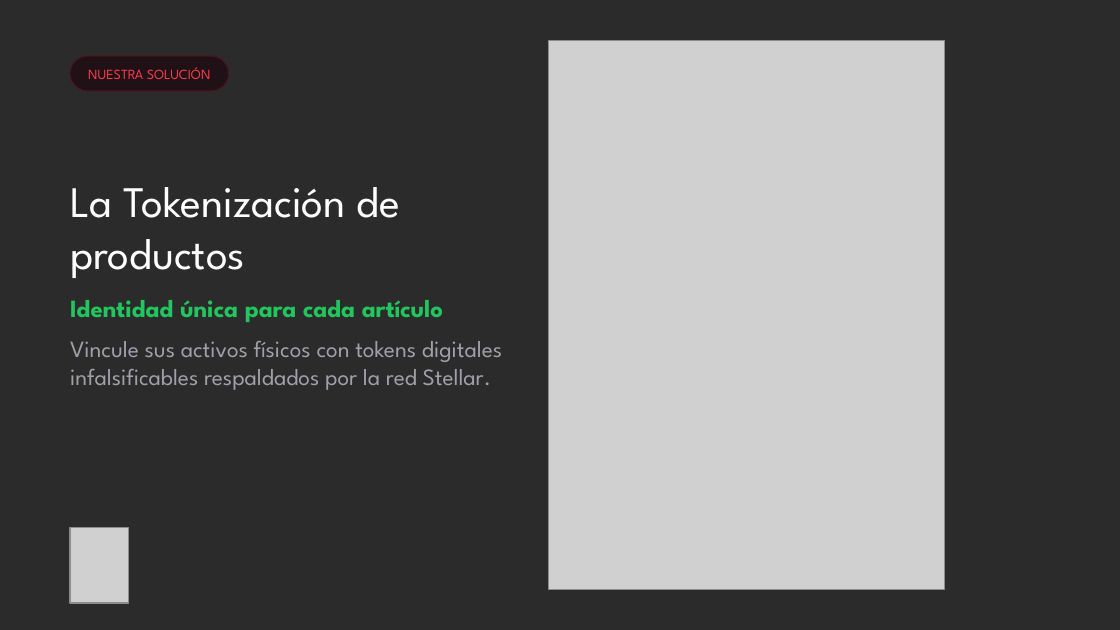
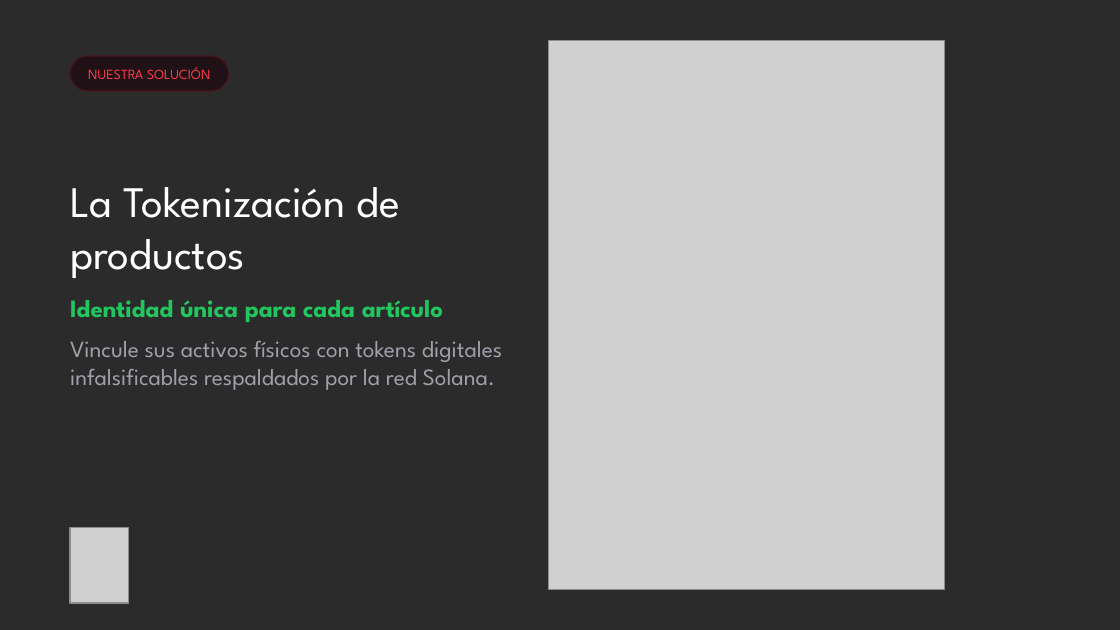
Before and after one commit to migux97/Veri-Fire, a slide deck: slide 3 of PITCH/Diapositivas VeriFire.pptx. Drawn at 1120x630 pixels with LibreOffice and Linux fonts; fonts in the diff are those of the drawing; grey boxes stand for pictures; background and template pictures are left out; a plain dark background stands for a picture behind light text. Boxes give left, top, right and bottom in pixels: in the first picture for what was removed or moved away, otherwise in the second. Text is boxed around its words. In the diff, an @@ line names an element or a change of style, - is before the commit and + after.

Commit message:
Pitch y README para la versión de Solana: deck sin Stellar y links a verifire-solana.cosmosapp.lat

```diff
--- a/PITCH/Diapositivas VeriFire.pptx
+++ b/PITCH/Diapositivas VeriFire.pptx
@@ text at [70,341,502,390]: text changed @@
-Vincule sus activos físicos con tokens digitales infalsificables respaldados por la red Stellar.
+Vincule sus activos físicos con tokens digitales infalsificables respaldados por la red Solana.
```
Also in this commit, not shown: 1 other slide changed, 2 other files.
